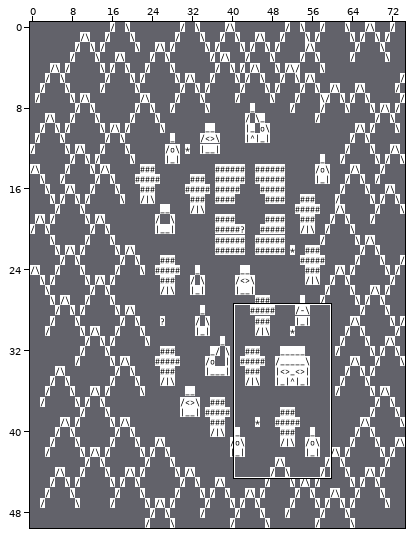
Tiled map, stored at tiled_map/vanaheim.tmx. Above, an overview of the earlier version with the close-up marked.
Close-up. Earlier state:
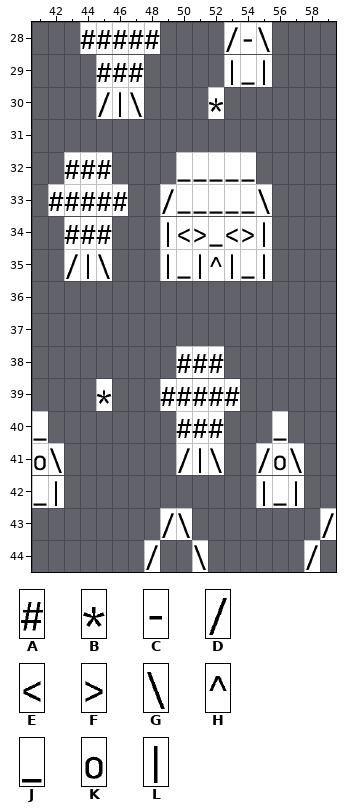
Cells are 42x85 px. Shown: x 41..59, y 28..44. The commit also changed other parts of the map, which this record leaves out.
Key: from "Asci_tileset": A 3, B 10, C 13, D 15, E 28, F 30, G 60, H 62, J 63, K 79, L 92.
_ is an empty cell.
Layer "Calque de Tuiles 1" before, first column x 41:
28 ___AAAAA____DCG____
29 ____AAA_____LJL____
30 ____DLG____B_______
31 ___________________
32 __AAA____JJJJJ_____
33 _AAAAA__DJJJJJG____
34 __AAA___LEFJEFL____
35 __DLG___LJLHLJL____
36 ___________________
37 ___________________
38 _________AAA_______
39 ____B___AAAAA______
40 J________AAA___J___
41 KG_______DLG__DKG__
42 JL____________LJL__
43 ________DG________D
44 _______D__G______D_
After:
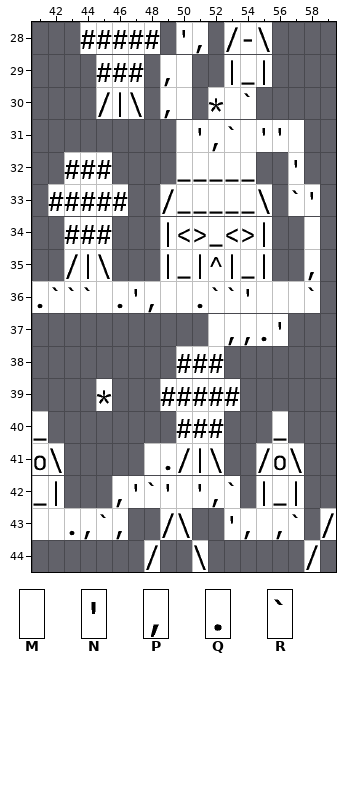
Further tiles: from "Asci_tileset": M 0, N 7, P 12, Q 14, R 64.
Changes in this commit:
{"where": "layer \"Calque de Tuiles 1\""}
{"y":28,"x":50,"old":"__","new":"NP"}
{"y":29,"x":49,"old":"__","new":"PM"}
{"y":30,"x":49,"old":"__","new":"PM"}
{"y":30,"x":53,"old":"__","new":"MR"}
{"y":31,"x":50,"old":"________","new":"MNPRMNNM"}
{"y":32,"x":57,"old":"_","new":"N"}
{"y":33,"x":57,"old":"__","new":"RN"}
{"y":34,"x":58,"old":"_","new":"M"}
{"y":35,"x":58,"old":"_","new":"P"}
{"y":36,"x":41,"old":"__________________","new":"QRRRMQNPMMQRRNMMMR"}
{"y":37,"x":52,"old":"_____","new":"MPPQN"}
{"y":41,"x":48,"old":"__","new":"MQ"}
{"y":42,"x":46,"old":"________","new":"PNRNMNPR"}
{"y":43,"x":41,"old":"______","new":"MMQPRP"}
{"y":43,"x":53,"old":"_____","new":"NPMPR"}
